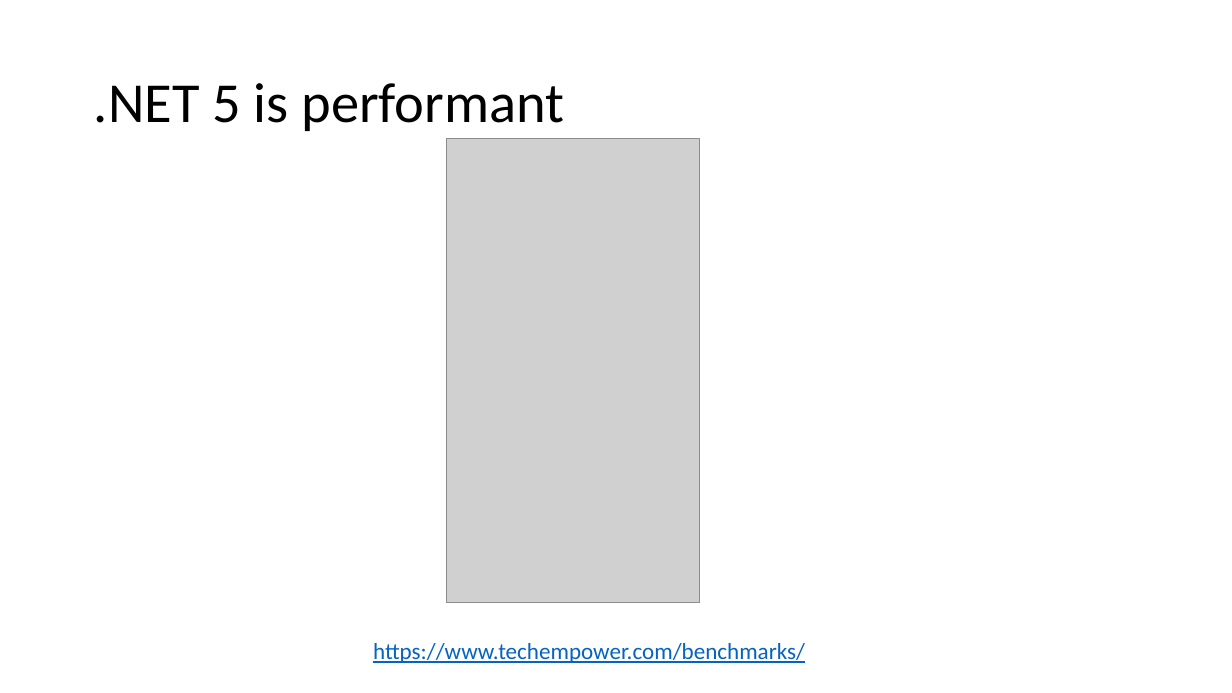
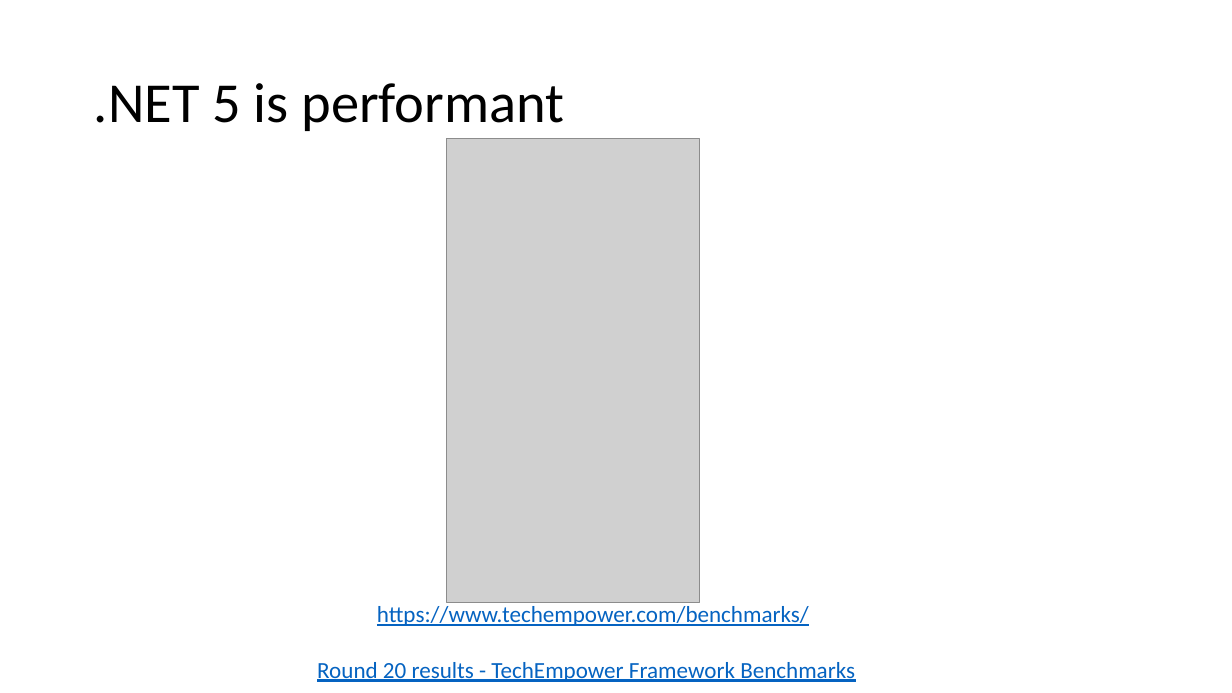
Before and after one commit to guillaume-chervet/course.dotnet, a slide deck: slide 15 of documentations/dotnet6.pptx. Drawn at 1232x693 pixels with LibreOffice and Linux fonts; fonts in the diff are those of the drawing; grey boxes stand for pictures. Boxes give left, top, right and bottom in pixels: in the first picture for what was removed or moved away, otherwise in the second. Text is boxed around its words. In the diff, an @@ line names an element or a change of style, - is before the commit and + after.

```diff
--- a/documentations/dotnet6.pptx
+++ b/documentations/dotnet6.pptx
@@ text "https://www.techempower.com/benchmarks/" rewrapped from box(373, 643, 805, 663) to box(377, 602, 809, 626) @@
@@ text added at box(317, 662, 855, 682), 18 pt, text #0563C1, underline @@
+Round 20 results - TechEmpower Framework Benchmarks
```
Also in this commit, not shown: 2 other slides changed.
